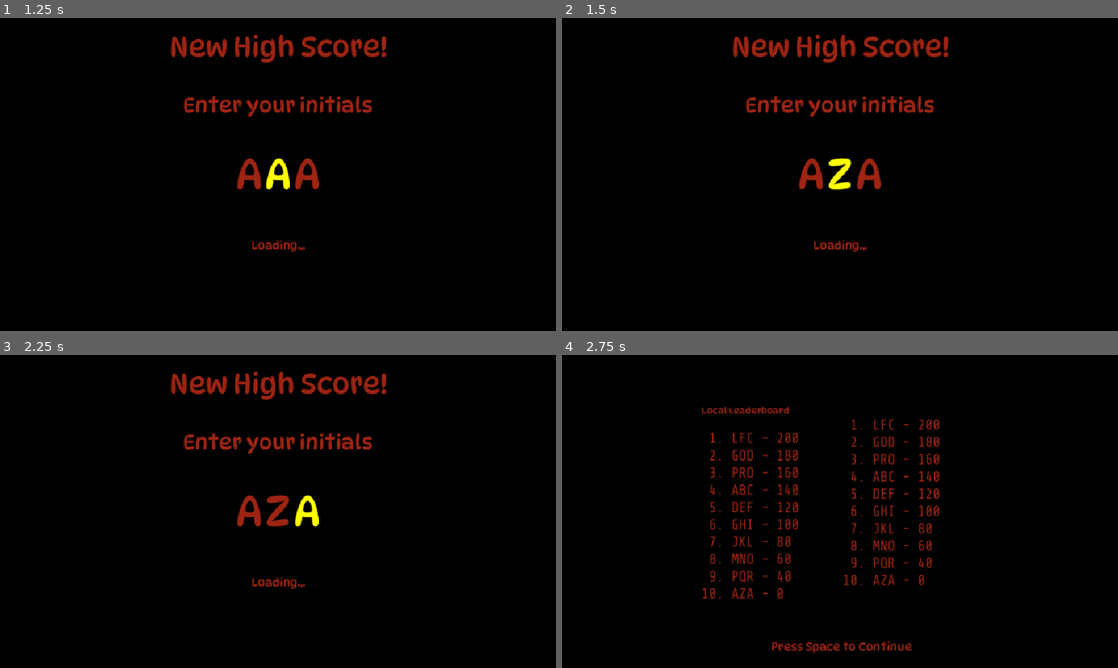
Above: before the commit, frames 1-4 (two rows, left to right).
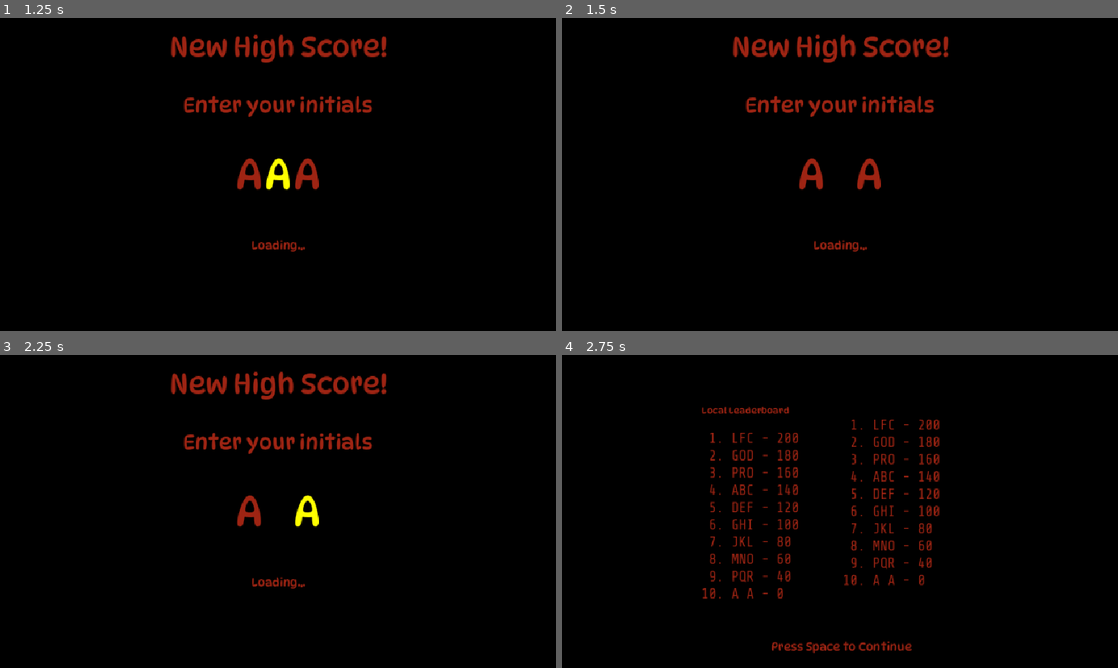
Above: after the commit, the same moments.

Repository: Allus-Interactive/30-days-of-summer-2025
Game: Godot game, scene res://scenes/menus/leaderboard submit/leaderboard_submit.tscn
Two runs of this game, one before a commit and one after it. Both use one fixed random seed, a clock stepped at 60 frames per second and the inputs below. This scene is started directly instead of the project's main scene.
Inputs:
- Up to frame 1 (1.25 s): tap Enter (replay) at 0.5 s; hold D (move_right) from 0.53 s (still down); tap Space (flip) at 0.6 s
- Up to frame 2 (1.5 s): tap Space (flip) at 1.25 s; release D (move_right) at 1.28 s; hold S from 1.28 s (still down); tap Enter (replay) at 1.35 s
- Up to frame 3 (2.25 s): tap Enter (replay) at 2 s; release S at 2.03 s; hold D (move_right) from 2.03 s (still down); tap Space (flip) at 2.1 s
- Up to frame 4 (2.75 s): keep holding D (move_right)

Frame 1 is identical in both runs. In frame 2, 0.3% of the frame differs, in the area x 47-53%, y 44-56%; in frame 3, 0.3%; in frame 4, less than 0.1%.

Commit message:
updated alphabet for leaderboard submission

Diff:
--- a/scenes/menus/leaderboard submit/leaderboard_submit.gd
+++ b/scenes/menus/leaderboard submit/leaderboard_submit.gd
@@ -13,7 +13,7 @@
 	$CanvasLayer/Letter3
 ]
 
-var alphabet := "ABCDEFGHIJKLMNOPQRSTUVWXYZ".split("")
+var alphabet := "ABCDEFGHIJKLMNOPQRSTUVWXYZ ".split("")
 var letters = ["A", "A", "A"]
 var current_index = 0  # which letter is selected
 var player_initials: String
